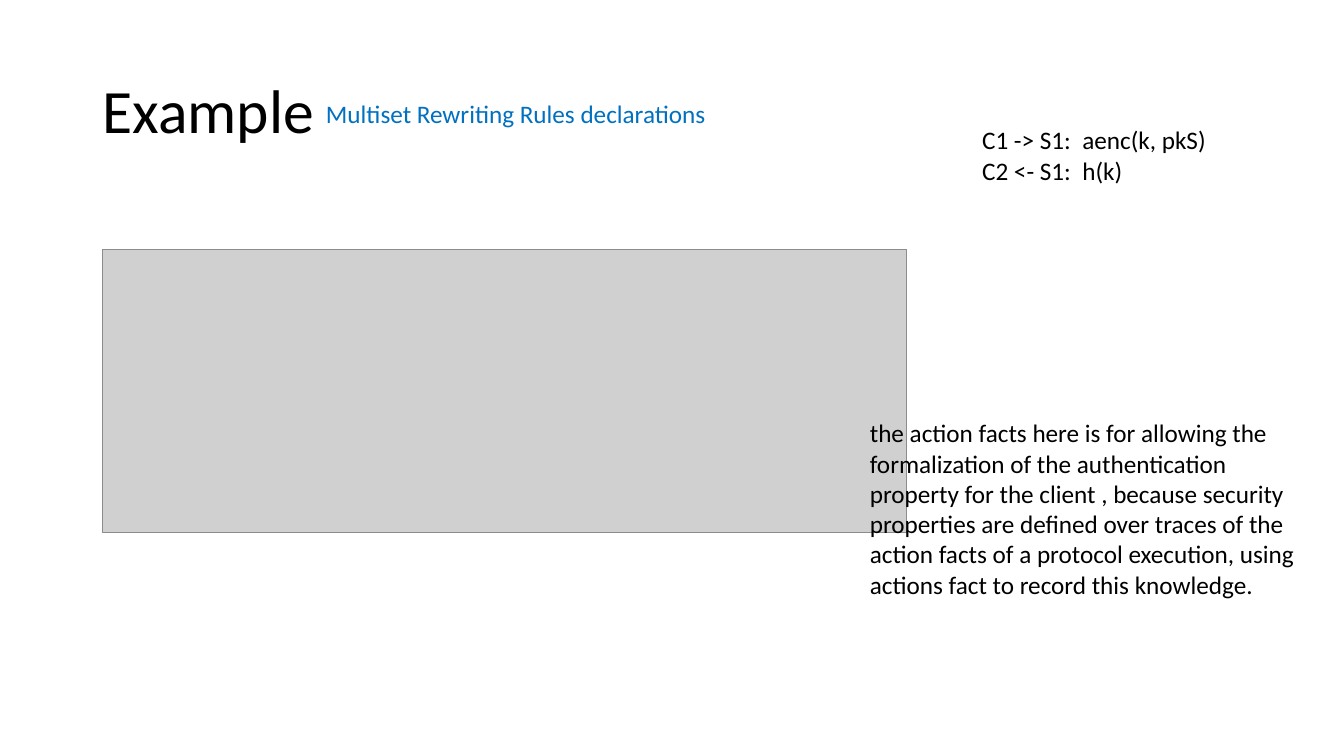
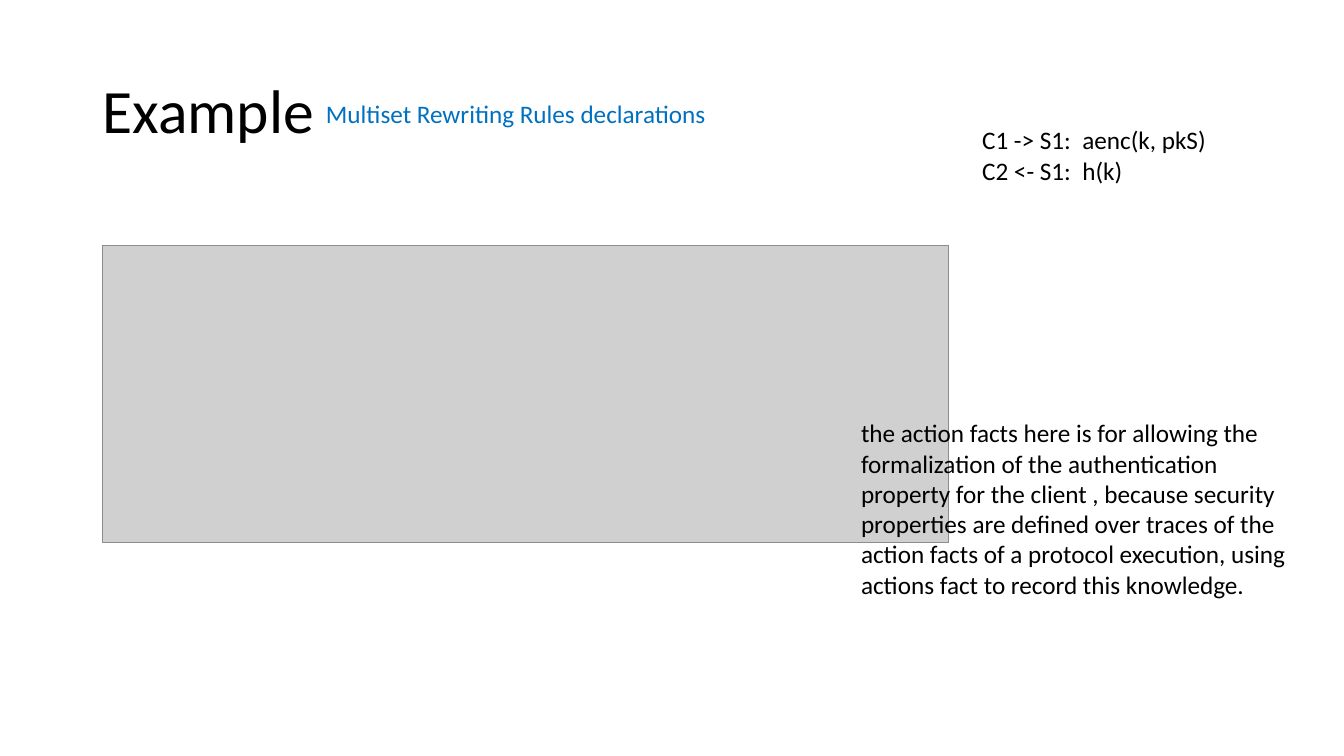
Before and after one commit to bacmive/paper_notes, a slide deck: slide 23 of notes1-verification tools.pptx (slide 15 before the commit). Drawn at 1344x756 pixels with LibreOffice and Linux fonts; fonts in the diff are those of the drawing; grey boxes stand for pictures. Boxes give left, top, right and bottom in pixels: in the first picture for what was removed or moved away, otherwise in the second. Text is boxed around its words. In the diff, an @@ line names an element or a change of style, - is before the commit and + after.

Commit message:
2nd tamarin-over

```diff
--- a/notes1-verification tools.pptx
+++ b/notes1-verification tools.pptx
@@ picture: place and size @@
-picture at (103, 249, 906, 532)
+picture at (103, 245, 949, 542)
@@ text "the action facts here is ...": place and size @@
-text "the action facts here is ..." at (870, 424, 1294, 599)
+text "the action facts here is ..." at (861, 422, 1285, 599)
```
Also in this commit, not shown: 8 other slides changed, 9 slides added, 1 other file.
